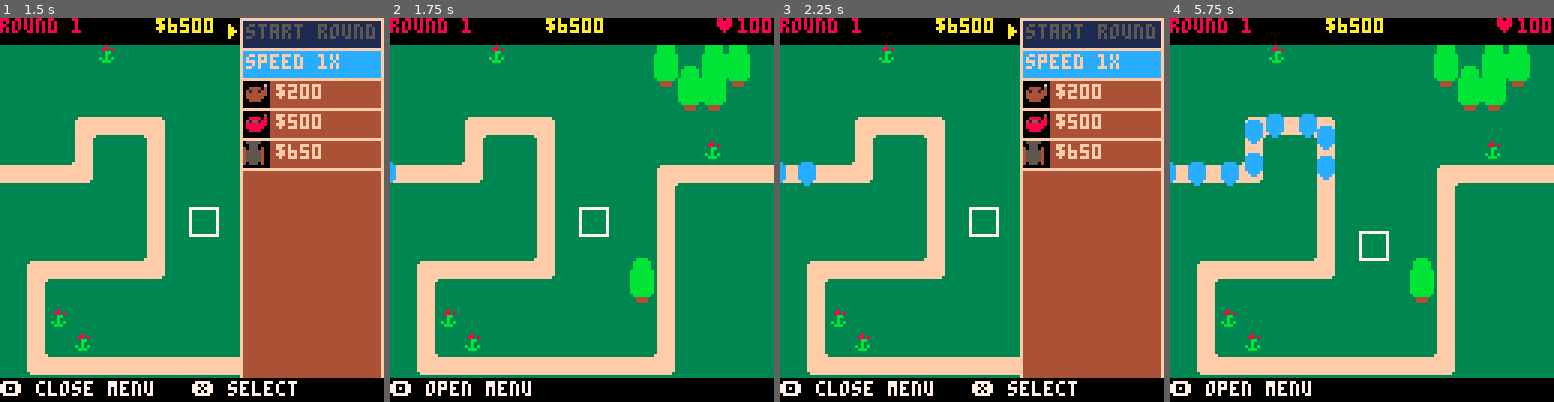
Above: before the commit, frames 1-4 (left to right).
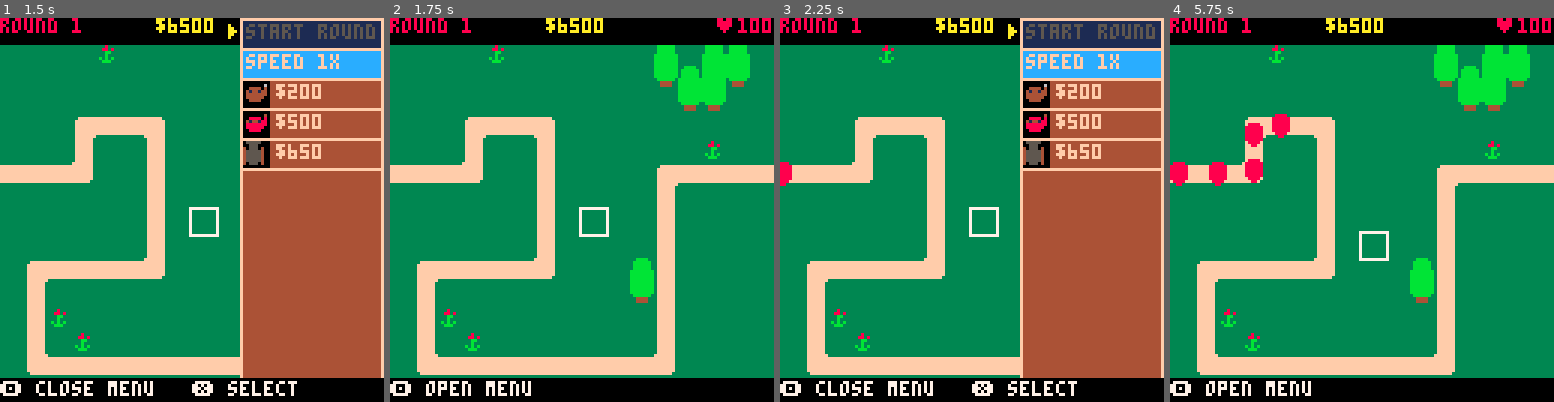
Above: after the commit, the same moments.

Repository: ingobeans/btd64
Game: PICO-8 cartridge btd64.p8
Two runs of this game, one before a commit and one after it. Both use one fixed random seed, a clock stepped at 60 frames per second and the inputs below.
Inputs:
- Up to frame 1 (1.5 s): tap X (X key) at 0.33, 1.07 s; tap O (Z key) at 0.7 s
- Up to frame 2 (1.75 s): hold Right from 1.6 s (still down); tap O (Z key) at 1.7 s
- Up to frame 3 (2.25 s): tap X (X key) at 1.85 s; release Right at 2.1 s; tap O (Z key) at 2.1 s; hold Up from 2.15 s (still down)
- Up to frame 4 (5.75 s): release Up at 2.42 s; hold Right 2.47-3.03 s; tap O (Z key) every 0.4 s from 2.5 to 5.7 s; tap X (X key) at 2.97, 4.08, 5.2 s; hold Left 3.08-3.58 s; hold Down 3.63-3.97 s; hold Right 4.02-4.68 s; hold Up 4.73-5.03 s; hold Left 5.08-5.68 s; hold Down from 5.73 s (still down)

Frame 1 is identical in both runs. In frame 2, less than 0.1% of the frame differs, in the area x 0-2%, y 37-43%; in frame 3, 0.4%; in frame 4, 2.6%, in the area x 0-43%, y 25-44%.

Commit message:
add moabs

Diff:
--- a/btd64.p8
+++ b/btd64.p8
@@ -9,10 +9,10 @@
 gnd_clr = 3
 
 waves_data = {
-	{15,{25,2}},
 	{25,{20,1}},
 	{15,{40,1}},
-	{15,{30,1},{15,2}}
+	{15,{30,1},{15,2}},
+	{15,{1,3}}
 }
 
 --raw wave data
@@ -100,10 +100,11 @@
 -->8
 --bloons
 
---speed,img,size,{splits to},{{color from,color to}}
+--speed,img,size,{splits to},{{color from,color to}},health,moab
 bloon_types = {
-	{0.5, 48, 1, {}, {}},
-	{0.7, 48, 1, {1}, {{8,12}}},
+	{0.5, 48, 1, {}, {},1,false},
+	{0.7, 48, 1, {1}, {{8,12}},1,false},
+	{0.25, 37, 2, {}, {},700,true},
 }
 
 bloons = {}
@@ -124,9 +125,22 @@
 	end
 end
 
-function pop_bloon(bi,pp)
+function pop_bloon(bi,pp,pmom)
 	b = bloons[bi]
 	bt = bloon_types[b.t]
+	if bt[6] != 1 then
+		if b.h > 1 then
+			m = 1
+			if bt[7] == true then
+				m = pmom
+			end
+			b.h -= pp*m
+
+			if b.h > 1 then
+				return
+			end
+		end
+	end
 	for k,v in pairs(bt[4]) do
 		if k >= pp then
 			p = {b.p[1], b.p[2]}
@@ -145,12 +159,14 @@
 	cnf = cnf or false
 	s = s or 0
 	add(bloons, {
-		p=pos,
-		t=t,
-		pt=pt,
-		s=s,
-		ptss=ptss,
-		cnf=cnf,
+		p=pos, --pos
+		t=t, --type
+		pt=pt, --point target
+		s=s, --score
+		ptss=ptss, --point scores
+		cnf=cnf, --confused
+		h=bloon_types[t][6], --health
+		lmd={0,0}
 	})
 end
 
@@ -159,11 +175,33 @@
 	for k,v in pairs(bloons) do
 		bt = bloon_types[v.t]
 		img = bt[2]
+		bs = bt[3]
 		pcs = bt[5]
-		for k,v in pairs(pcs) do
-			pal(v[1], v[2])
-		end
-		spr(img, v.p[1], v.p[2])
+		bmxh = bt[6]
+
+		if bmxh != 1 then
+			if v.h < bmxh / 2 then
+				img += bs
+			end
+		end
+
+		for k,c in pairs(pcs) do
+			pal(c[1], c[2])
+		end
+
+		--if moab, calculate angle
+		--of move, and draw rotated
+		if bt[7] == true then
+			--normalise move dir
+			md = sqrt(abs(v.lmd[1])^2+abs(v.lmd[2])^2)
+
+			mnx = v.lmd[1]/md
+			mny = v.lmd[2]/md
+			a = atan2(mny,mnx)+0.25
+			spr_r(img, v.p[1]-4, v.p[2]-4, a, bs, bs)
+		else
+			spr(img, v.p[1], v.p[2], bs, bs)
+		end
 		--if h == nil or v.s > h[1] then
 		--	h = {v.s,{v.p[1],v.p[2]}}
 		--end
@@ -210,6 +248,7 @@
 			v.ptss[v.pt] += ma
 		end
 		v.p = {nx, ny}
+		v.lmd = mv
 
 		if nx/8 == next_pt[1] and
 					ny/8 == next_pt[2] do
@@ -387,10 +426,15 @@
 				in_menu = -1
 				del(monkeys,m)
 			else
+				u = nil
 				if menu_crsr == 0 then
-					u = m.u1[m.ui1]
+					if m.ui2 < 4 or m.ui1 != 3 then
+						u = m.u1[m.ui1]
+					end
 				else
-					u = m.u2[m.ui2]
+					if m.ui1 < 4 or m.ui2 != 3 then
+						u = m.u2[m.ui2]
+					end
 				end
 				if u != nil then
 					if cash >= u[1] then
@@ -435,12 +479,44 @@
 		rectfill(129-w,1,126,9,0)
 		print("upgrade",129-w+12,2,7)
 		draw_base_monkey(m.ti,{129-w,1})
+
 		--draw upgrade buttons
-		for k,v in pairs({m.u1[m.ui1],m.u2[m.ui2]}) do
-			rectfill(128-w,k*10,128-w+9,10+k*10,0)
-			rect(128-w,k*10,127,10+k*10,15)
-			spr(v[2],130-w,k*10+2)
-			print("$"..v[1],128-w+12,k*10+2,15)
+		buttons = {m.u1[m.ui1],m.u2[m.ui2]}
+
+
+		--lock upgrade paths
+		--by setting button to 0
+		if m.ui1 >= 4 and m.ui2 == 3 then
+			buttons[2] = 0
+		elseif m.ui2 >= 4 and m.ui1 == 3 then
+			buttons[1] = 0
+		end
+
+		--nil gets skipped in
+		--pair loops so we flag
+		--nil values by 1
+		if	buttons[1] == nil then
+			buttons[1] = 1
+		end
+		if buttons[2] == nil then
+			buttons[2] = 1
+		end
+
+		for k,v in pairs(buttons) do
+			if v == 0 then
+				rect(128-w,k*10,127,10+k*10,15)
+				spr(80,130-w,k*10+2)
+				print("locked",128-w+12,k*10+2,15)
+			elseif v == 1 then
+				rect(128-w,k*10,127,10+k*10,15)
+				print("no more up.",128-w+2,k*10+2,15)
+			else
+				rectfill(128-w,k*10,128-w+9,10+k*10,0)
+				rect(128-w,k*10,127,10+k*10,15)
+				spr(v[2],130-w,k*10+2)
+				print("$"..v[1],128-w+12,k*10+2,15)
+			end
+
 		end
 		rectborder(128-w,30,127,40,8,15)
 		print("sell $"..m.vl,130-w,32,15)
@@ -797,6 +873,10 @@
 		if v.plc >= v.pl then
 			del(proj,v)
 		else
+
+			--to not hit same bloon twice
+			hit_bloons = {}
+
 			--loop to repeat in case
 			--move direction changes
 			repeat_move = true
@@ -825,9 +905,10 @@
 					v.p[2] += csmy
 
 					b,dx,dy,d,bi = bloon_near(v.p,4,0)
-					if b != 0 then
+					if b != 0 and not has_value(hit_bloons, b) then
 						cash += 1
-						pop_bloon(bi, v.pp)
+						pop_bloon(bi, v.pp, v.pmom)
+						add(hit_bloons, b)
 						if v.phfn != nil then
 							v.phfn(v)
 						end
@@ -864,14 +945,20 @@
 		circfill(p.p[1],p.p[2],1,0)
 	elseif p.pvr == 2 then
 		circfill(p.p[1],p.p[2],2,0)
-	elseif p.pvr == 3 then
+	elseif p.pvr == 3 or p.pvr == 4 then
 		l = 3
 		sx = p.p[1]
 		ex = sx+p.mv[1]*l
 		sy = p.p[2]
 		ey = sy+p.mv[2]*l
-		line(sx,sy,ex,ey,6)
-		pset(ex,ey,8)
+		cb = 6
+		ct = 8
+		if p.pvr == 4 then
+			cb = 9
+			ct = 10
+		end
+		line(sx,sy,ex,ey,cb)
+		pset(ex,ey,ct)
 	end
 end
 
@@ -897,7 +984,7 @@
 	spwn_particle(this.p,part)
 	bls = bloons_near(this.p, this.pbr)
 	for k,v in pairs(bls) do
-		pop_bloon(indexof(bloons,v),1)
+		pop_bloon(indexof(bloons,v),1,1)
 	end
 	--if frag bomb upgrade
 	--spawn 4 new bombs
@@ -914,6 +1001,7 @@
 				pp=1,
 				pr=1,
 				ps=2,
+				pmom=1,
 				pdf=dp_bomb,
 				phfn=nil,
 				pvr=1,
@@ -947,9 +1035,20 @@
 	return {dx/d, dy/d}
 end
 
+function has_value (tab, val)
+ for index, value in ipairs(tab) do
+	 if value == val then
+	  return true
+	 end
+ end
+
+ return false
+end
+
+
 function spr_r(s,x,y,a,w,h)
-	rspr(flr(s%16)*8,flr(s/16)*8,0,8,a,1)
- sspr(0,8,8,8,x,y,8,8)
+	rspr(flr(s%16)*8,flr(s/16)*8,0,8,a,w)
+ sspr(0,8,8*w,8*w,x,y,8*w,8*w)
 end
 local rspr_clear_col=0
 function rspr(sx,sy,x,y,a,w)
Not shown, changed: 34 lines of the sprite sheet (__gfx__) section of btd64.p8
Not shown, changed: the thumbnail (__label__) section of btd64.p8
